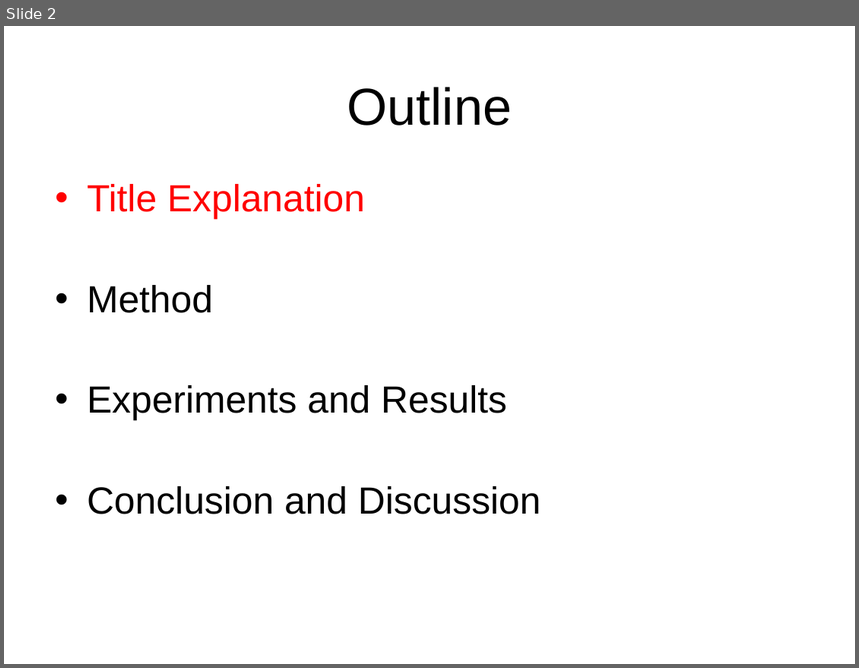
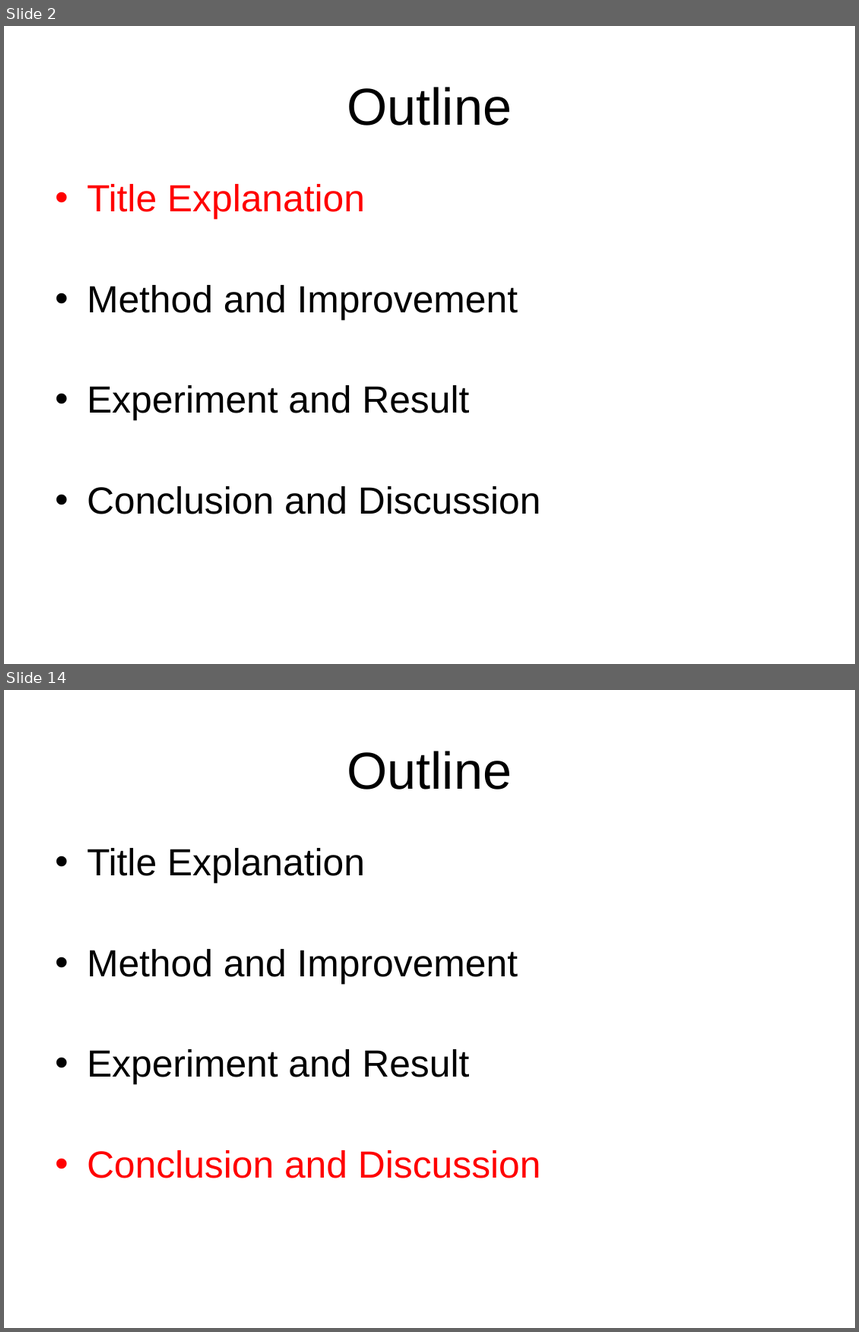
Before and after one commit to chenjiia/Thesis, a slide deck: thesis_presentation/presentation.ppt. Shown one above the other, each under a label of ours: slide 2 before the commit, slides 2 and 14 after it; the slides between them are not shown. The pictures are 859x668 and 859x1332 pixels, drawn with LibreOffice and Linux fonts; fonts in the diff are those of the drawing. Boxes give left, top, right and bottom in pixels: in the first picture for what was removed or moved away, otherwise in the second. Text is boxed around its words. In the diff, an @@ line names an element or a change of style, - is before the commit and + after.

```diff
--- a/thesis_presentation/presentation.ppt
+++ b/thesis_presentation/presentation.ppt
@@ slide 14 added at [4, 690, 855, 1328], background #FFFFFF @@
@@ title added at [347, 751, 512, 790], 44 pt, text #000000 @@
+Outline
@@ text added at [87, 848, 541, 1179], 32 pt, text #000000 @@
+• Title Explanation
+• Method and Improvement
+• Experiment and Result
+• Conclusion and Discussion
@@ slide 2 changed as well @@
@@ text at [87, 285, 518, 421]: text changed @@
-• Method
-• Experiments and Results
+• Method and Improvement
+• Experiment and Result
```
Also in this commit, not shown: 13 other slides added.
